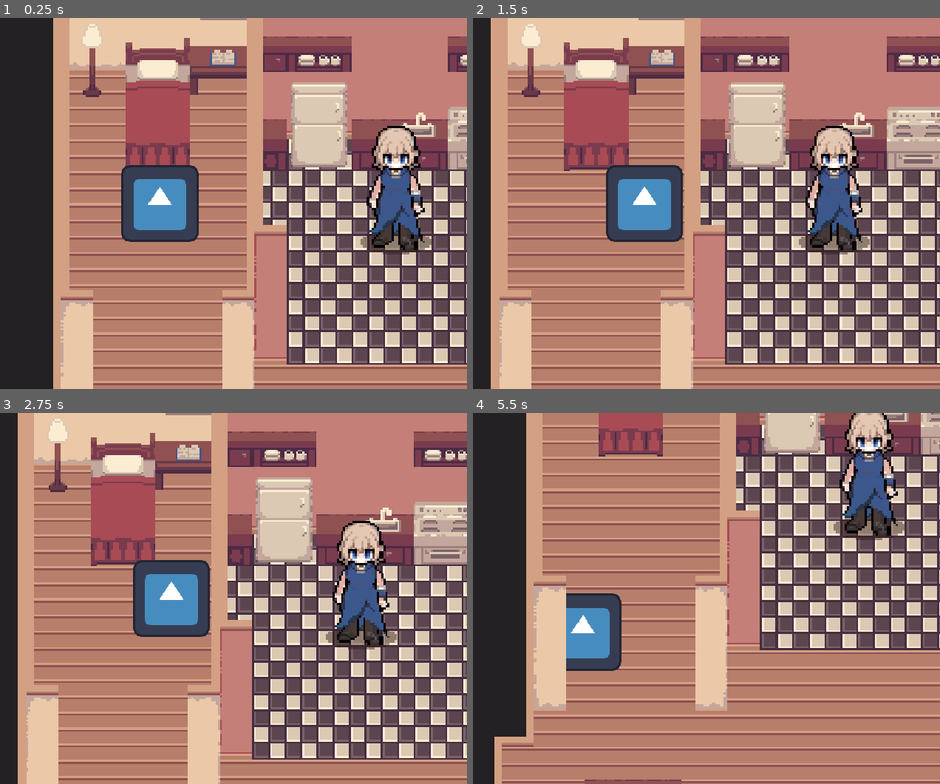
Above: before the commit, frames 1-4 (two rows, left to right).
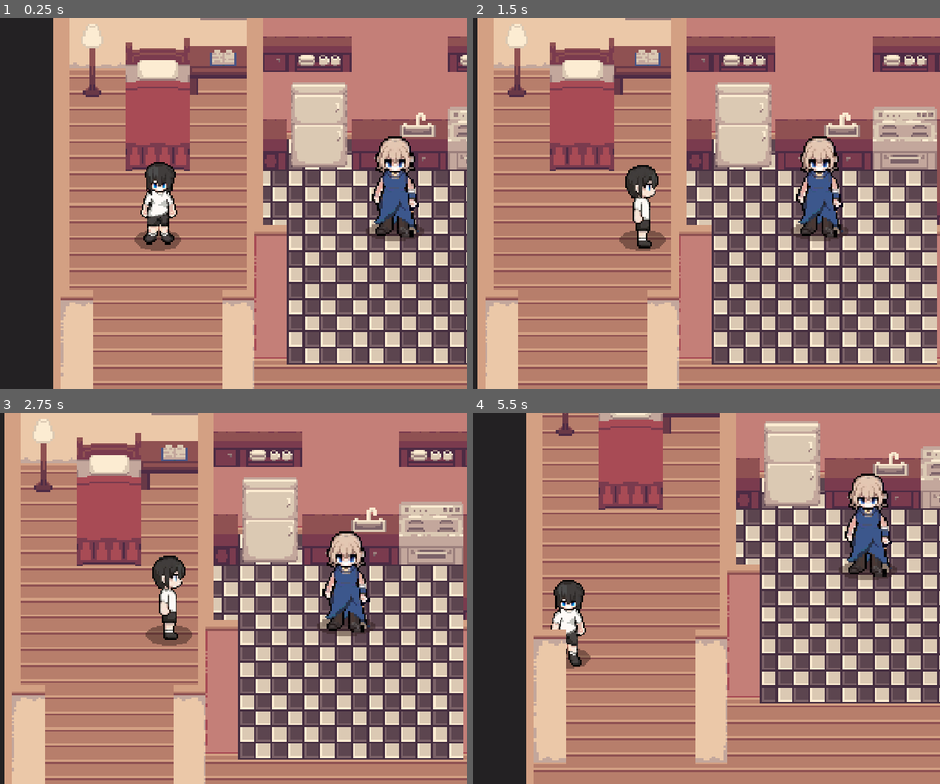
Above: after the commit, the same moments.

Repository: HandarooNgoding/Godot-English-DMG-12
Game: Godot game, scene res://Scenes/MainHub.tscn
Two runs of this game, one before a commit and one after it. Both use one fixed random seed, a clock stepped at 60 frames per second and the inputs below. The engine's default icon, where the game draws it, is replaced by a stand-in: a white triangle on a blue panel in a dark square.
Inputs (mouse positions are in pixels of both pictures, inside the frame that each line leads up to):
- Up to frame 1 (0.25 s): no input
- Up to frame 2 (1.5 s): tap Enter at 0.5 s; move the mouse to (776, 184) at 0.52 s; hold D (right) 0.53-1.25 s; hold E (interact) 0.53-1.25 s; click (776, 184) at 0.67 s; drag from (524, 222) to (832, 184) at 1.27 s
- Up to frame 3 (2.75 s): move the mouse to (228, 516) at 2.02 s; hold D (right) from 2.03 s (still down); hold E (interact) from 2.03 s (still down)
- Up to frame 4 (5.5 s): release D (right) at 2.75 s; release E (interact) at 2.75 s; drag from (613, 672) to (outside the picture) at 2.77 s; move the mouse to (823, 654) at 3.52 s; hold A (left) 3.53-4.25 s; hold E (interact) 3.53-4.25 s; drag from (outside the picture) to (869, 579) at 4.27 s; move the mouse to (673, 598) at 5.02 s; hold S (down) from 5.03 s (still down); hold E (interact) from 5.03 s (still down); click (673, 598) at 5.17 s

The runs differ from the first frame. In frame 1, 5.7% of the frame differs, in the area x 25-93%, y 29-64%; in frame 2, 46%; in frame 3, 46%; in frame 4, 58%, in the area x 4-100%, y 0-100%.

Commit message:
Version 0.7

Diff:
--- a/Scenes/MainHub.tscn
+++ b/Scenes/MainHub.tscn
@@ -1819,12 +1819,12 @@
 script = ExtResource("1_q0wjt")
 
 [node name="Player" parent="." unique_id=1375910344 instance=ExtResource("1_eypgd")]
-z_index = 2
+z_index = 3
 position = Vector2(241, 192)
-speed = 175.0
+speed = 87.0
 
 [node name="Mother" parent="." unique_id=1331218202 instance=ExtResource("2_q0wjt")]
-z_index = 2
+z_index = 1
 position = Vector2(358, 182)
 npc_name = "Mom"
 quest_words = Array[String](["DOG", "JOG", "LOG", "SAD", "MAD", "BAD", "CAT", "BAT", "HAT"])
@@ -1833,14 +1833,14 @@
 dialogue_text = "Feast your eyes! I am NPC 1, the keeper of the fabled quest 1... Would you like to challenge me?"
 
 [node name="Father" parent="." unique_id=395904926 instance=ExtResource("2_q0wjt")]
-z_index = 2
+z_index = 1
 position = Vector2(559, 384)
 npc_animations = SubResource("SpriteFrames_qp3sb")
 quest_background_image = ExtResource("7_g5ubj")
 dialogue_text = "Halt! You face NPC 2, the guardian of quest 2... Would you like to challenge me, Mortal?"
 
 [node name="Sister" parent="." unique_id=2016778169 instance=ExtResource("2_q0wjt")]
-z_index = 5
+z_index = 1
 position = Vector2(558, 208)
 npc_animations = SubResource("SpriteFrames_ec7uc")
 
@@ -1850,22 +1850,22 @@
 tile_set = SubResource("TileSet_q4h2a")
 format = 2
 layer_0/name = "Floor + Wall"
-layer_0/tile_data = PackedInt32Array(524300, 1, 0, 589836, 1 …(759 unchanged characters)…  1114128, 1, 1, 1048593, 1, 0, 1114129, 1, 1, 1179664, 1, 0, 1245200, 65537, 0, 1179665, 1, 0, 1245201, 1, 0, 1179662, 1, 0, 1245198, 65537, 0, 1179663, 65537, 0, 1245199, 1, 0, 1048590, 1, 0, 1114126, 1, 1, 1048591, 65537, 0, 1114127, 65537, 1, 1048588, 1, 0, 1114124, 1, 1, 1048589, 65537, 0, 1114125, 65537, 1,  …(12988 unchanged characters)…
+layer_0/tile_data = PackedInt32Array(524300, 1, 0, 589836, 1 …(759 unchanged characters)…  1114128, 1, 1, 1048593, 1, 0, 1114129, 720897, 4, 1179664, 1, 0, 1245200, 65537, 0, 1179665, 1, 0, 1245201, 1, 0, 1179662, 1, 0, 1245198, 65537, 0, 1179663, 65537, 0, 1245199, 1, 0, 1048590, 1, 0, 1114126, 1, 1, 1048591, 65537, 0, 1114127, 65537, 1, 1048588, 1, 0, 1114124, 262145, 4, 1048589, 65537, 0, 1114125, 65537, 1,  …(12988 unchanged characters)…
 layer_1/name = "Windows + Furniture"
 layer_1/tile_data = PackedInt32Array(655385, 458753, 14, 655386, 1114113, 10, 720922, 1114113, 13, 655383, 720897, 12,  …(3213 unchanged characters)…
 layer_2/name = "Inner Walls"
-layer_2/tile_data = PackedInt32Array(720914, 917505, 2, 7209 …(401 unchanged characters)…  589825, 5, 1179660, 262145, 5, 983066, 1245185, 5, 1048602, 851969, 9, 983058, 1179649, 5, 1048594, 524289, 9, 720913, 1245185, 2, 786449, 1245185, 3, 851985, 1245185, 4, 524305, 1245185, 2, 589841, 1245185, 3, 655377, 1245185, 4, 327697, 1245185, 3, 393233, 1245185, 4, 458769, 1245185, 4, 262161, 1245185, 2, 720908, 1179649, 2, 786444, 1179649, 3, 851980, 1179649, 4, 524300, 1179649, 2, 589836, 1179649, 3, 655372, 1179649, 4, 327692, 1179649, 3, 393228, 1179649, 4, 458764, 1179649, 4, 262156, 1179649, 2, 393248, 1441793, 6, 458784, 1441793, 7, 524320, 1441793, 8, 393249, 1507329, 6, 458785, 1507329, 7, 524321, 1507329, 8, 393252, 1441793, 6, 458788, 1441793, 7, 524324, 1441793, 8, 393253, 1507329, 6, 458789, 1507329, 7, 524325, 1507329, 8, 1114124, 1179649, 5, 1114129, 1245185, 5, 1048588, 1179649, 4, 983052, 1179649,  …(749 unchanged characters)…
+layer_2/tile_data = PackedInt32Array(720914, 917505, 2, 7209 …(401 unchanged characters)…  589825, 5, 1179660, 262145, 5, 983066, 851969, 8, 1048602, 851969, 9, 983058, 524289, 8, 1048594, 524289, 9, 720913, 1245185, 2, 786449, 1245185, 3, 851985, 1245185, 4, 524305, 1245185, 2, 589841, 1245185, 3, 655377, 1245185, 4, 327697, 1245185, 3, 393233, 1245185, 4, 458769, 1245185, 4, 262161, 1245185, 2, 720908, 1179649, 2, 786444, 1179649, 3, 851980, 1179649, 4, 524300, 1179649, 2, 589836, 1179649, 3, 655372, 1179649, 4, 327692, 1179649, 3, 393228, 1179649, 4, 458764, 1179649, 4, 262156, 1179649, 2, 393248, 1441793, 6, 458784, 1441793, 7, 524320, 1441793, 8, 393249, 1507329, 6, 458785, 1507329, 7, 524321, 1507329, 8, 393252, 1441793, 6, 458788, 1441793, 7, 524324, 1441793, 8, 393253, 1507329, 6, 458789, 1507329, 7, 524325, 1507329, 8, 1048588, 1179649, 4, 983052, 1179649,  …(749 unchanged characters)…
 layer_3/name = "Extras"
-layer_3/tile_data = PackedInt32Array(589846, 786433, 15, 589 …(1236 unchanged characters)…  5, 917538, 196609, 5, 917539, 196609, 5)
+layer_3/tile_data = PackedInt32Array(589846, 786433, 15, 589 …(1236 unchanged characters)…  5, 917538, 196609, 5, 917539, 196609, 5, 720917, 196609, 5, 720918, 196609, 5, 720919, 196609, 5, 1769489, 196609, 5, 1835025, 196609, 5)
 
 [node name="TileMap2" type="TileMap" parent="." unique_id=1689649570]
-z_index = 10
+z_index = 2
 tile_set = SubResource("TileSet_g5ubj")
 format = 2
-layer_0/z_index = 4
-layer_0/tile_data = PackedInt32Array(983052, 262144, 2, 1048588, 262144, 3, 983057, 589824, 2, 1048593, 589824, 3, 1114129, 589824, 4, 917516, 917504, 3, 917521, 1114112, 3, 851986, 524288, 6, 917522, 524288, 7, 983058, 524288, 8, 851994, 851968, 6, 917530, 851968, 7, 983066, 851968, 8, 786458, 1245184, 5, 786450, 1179648, 5, 1114124, 262144, 4, 1572876, 1310720, 21, 1638412, 1310720 …(677 unchanged characters)…
-
-[node name="TileMap3" type="TileMap" parent="." unique_id=234195853]
+layer_0/z_index = 2
+layer_0/tile_data = PackedInt32Array(983052, 262144, 2, 1048588, 262144, 3, 983057, 589824, 2, 1048593, 589824, 3, 917516, 917504, 3, 917521, 1114112, 3, 851986, 524288, 6, 917522, 524288, 7, 851994, 851968, 6, 917530, 851968, 7, 786458, 1245184, 5, 786450, 1179648, 5, 1572876, 1310720, 21, 1638412, 1310720 …(677 unchanged characters)…
+
+[node name="Mobil" type="TileMap" parent="." unique_id=234195853]
 tile_set = SubResource("TileSet_qj5f4")
 format = 2
 layer_0/z_index = 16
--- a/Scenes/NPC.tscn
+++ b/Scenes/NPC.tscn
@@ -62,7 +62,7 @@
 
 [node name="Sprite2D" type="AnimatedSprite2D" parent="." unique_id=1912163789]
 position = Vector2(-2, 0)
-scale = Vector2(1.1, 1.1)
+scale = Vector2(0.895, 0.895)
 sprite_frames = SubResource("SpriteFrames_fo5tq")
 frame = 1
 frame_progress = 0.015813561
--- a/Scenes/Player.tscn
+++ b/Scenes/Player.tscn
@@ -1,20 +1,227 @@
 [gd_scene format=3 uid="uid://bctw7u8cl05ib"]
 
 [ext_resource type="Script" uid="uid://cg5pracocktbb" path="res://Scripts/player.gd" id="1_kyqiw"]
-[ext_resource type="Texture2D" uid="uid://duvxw7sqd8dqc" path="res://Images/icon.svg" id="2_gntrk"]
+[ext_resource type="Texture2D" uid="uid://bq6joe4mr23kx" path="res://Images/MCIdle.png" id="2_gntrk"]
+[ext_resource type="Texture2D" uid="uid://dapwtqbxl023c" path="res://Images/MCAnim.png" id="3_dewec"]
 
 [sub_resource type="RectangleShape2D" id="RectangleShape2D_dewec"]
-size = Vector2(40, 40)
+size = Vector2(26, 30)
+
+[sub_resource type="AtlasTexture" id="AtlasTexture_5ixxa"]
+atlas = ExtResource("2_gntrk")
+region = Rect2(0, 0, 64, 64)
+
+[sub_resource type="AtlasTexture" id="AtlasTexture_nn08x"]
+atlas = ExtResource("2_gntrk")
+region = Rect2(64, 0, 64, 64)
+
+[sub_resource type="AtlasTexture" id="AtlasTexture_52ee3"]
+atlas = ExtResource("2_gntrk")
+region = Rect2(128, 0, 64, 64)
+
+[sub_resource type="AtlasTexture" id="AtlasTexture_bhhdu"]
+atlas = ExtResource("2_gntrk")
+region = Rect2(192, 0, 64, 64)
+
+[sub_resource type="AtlasTexture" id="AtlasTexture_megsn"]
+atlas = ExtResource("2_gntrk")
+region = Rect2(0, 128, 64, 64)
+
+[sub_resource type="AtlasTexture" id="AtlasTexture_yoq75"]
+atlas = ExtResource("2_gntrk")
+region = Rect2(64, 128, 64, 64)
+
+[sub_resource type="AtlasTexture" id="AtlasTexture_ksbbd"]
+atlas = ExtResource("2_gntrk")
+region = Rect2(128, 128, 64, 64)
+
+[sub_resource type="AtlasTexture" id="AtlasTexture_glx4g"]
+atlas = ExtResource("2_gntrk")
+region = Rect2(192, 128, 64, 64)
+
+[sub_resource type="AtlasTexture" id="AtlasTexture_miouo"]
+atlas = ExtResource("2_gntrk")
+region = Rect2(0, 64, 64, 64)
+
+[sub_resource type="AtlasTexture" id="AtlasTexture_o3h8g"]
+atlas = ExtResource("2_gntrk")
+region = Rect2(64, 64, 64, 64)
+
+[sub_resource type="AtlasTexture" id="AtlasTexture_1e7my"]
+atlas = ExtResource("2_gntrk")
+region = Rect2(128, 64, 64, 64)
+
+[sub_resource type="AtlasTexture" id="AtlasTexture_arntx"]
+atlas = ExtResource("2_gntrk")
+region = Rect2(192, 64, 64, 64)
+
+[sub_resource type="AtlasTexture" id="AtlasTexture_gntrk"]
+atlas = ExtResource("3_dewec")
+region = Rect2(0, 0, 64, 64)
+
+[sub_resource type="AtlasTexture" id="AtlasTexture_dewec"]
+atlas = ExtResource("3_dewec")
+region = Rect2(64, 0, 64, 64)
+
+[sub_resource type="AtlasTexture" id="AtlasTexture_lslt6"]
+atlas = ExtResource("3_dewec")
+region = Rect2(128, 0, 64, 64)
+
+[sub_resource type="AtlasTexture" id="AtlasTexture_ulo2v"]
+atlas = ExtResource("3_dewec")
+region = Rect2(192, 0, 64, 64)
+
+[sub_resource type="AtlasTexture" id="AtlasTexture_1iu4k"]
+atlas = ExtResource("3_dewec")
+region = Rect2(0, 128, 64, 64)
+
+[sub_resource type="AtlasTexture" id="AtlasTexture_m0x7a"]
+atlas = ExtResource("3_dewec")
+region = Rect2(64, 128, 64, 64)
+
+[sub_resource type="AtlasTexture" id="AtlasTexture_5v66d"]
+atlas = ExtResource("3_dewec")
+region = Rect2(128, 128, 64, 64)
+
+[sub_resource type="AtlasTexture" id="AtlasTexture_x63xi"]
+atlas = ExtResource("3_dewec")
+region = Rect2(192, 128, 64, 64)
+
+[sub_resource type="AtlasTexture" id="AtlasTexture_i2e8t"]
+atlas = ExtResource("3_dewec")
+region = Rect2(0, 64, 64, 64)
+
+[sub_resource type="AtlasTexture" id="AtlasTexture_qidb7"]
+atlas = ExtResource("3_dewec")
+region = Rect2(64, 64, 64, 64)
+
+[sub_resource type="AtlasTexture" id="AtlasTexture_70hv0"]
+atlas = ExtResource("3_dewec")
+region = Rect2(128, 64, 64, 64)
+
+[sub_resource type="AtlasTexture" id="AtlasTexture_8flut"]
+atlas = ExtResource("3_dewec")
+region = Rect2(192, 64, 64, 64)
+
+[sub_resource type="SpriteFrames" id="SpriteFrames_rpqav"]
+animations = [{
+"frames": [{
+"duration": 1.0,
+"texture": SubResource("AtlasTexture_5ixxa")
+}, {
+"duration": 1.0,
+"texture": SubResource("AtlasTexture_nn08x")
+}, {
+"duration": 1.0,
+"texture": SubResource("AtlasTexture_52ee3")
+}, {
+"duration": 1.0,
+"texture": SubResource("AtlasTexture_bhhdu")
+}],
+"loop": true,
+"name": &"idle_down",
+"speed": 5.0
+}, {
+"frames": [{
+"duration": 1.0,
+"texture": SubResource("AtlasTexture_megsn")
+}, {
+"duration": 1.0,
+"texture": SubResource("AtlasTexture_yoq75")
+}, {
+"duration": 1.0,
+"texture": SubResource("AtlasTexture_ksbbd")
+}, {
+"duration": 1.0,
+"texture": SubResource("AtlasTexture_glx4g")
+}],
+"loop": true,
+"name": &"idle_right",
+"speed": 5.0
+}, {
+"frames": [{
+"duration": 1.0,
+"texture": SubResource("AtlasTexture_miouo")
+}, {
+"duration": 1.0,
+"texture": SubResource("AtlasTexture_o3h8g")
+}, {
+"duration": 1.0,
+"texture": SubResource("AtlasTexture_1e7my")
+}, {
+"duration": 1.0,
+"texture": SubResource("AtlasTexture_arntx")
+}],
+"loop": true,
+"name": &"idle_up",
+"speed": 5.0
+}, {
+"frames": [{
+"duration": 1.0,
+"texture": SubResource("AtlasTexture_gntrk")
+}, {
+"duration": 1.0,
+"texture": SubResource("AtlasTexture_dewec")
+}, {
+"duration": 1.0,
+"texture": SubResource("AtlasTexture_lslt6")
+}, {
+"duration": 1.0,
+"texture": SubResource("AtlasTexture_ulo2v")
+}],
+"loop": true,
+"name": &"walk_down",
+"speed": 5.0
+}, {
+"frames": [{
+"duration": 1.0,
+"texture": SubResource("AtlasTexture_1iu4k")
+}, {
+"duration": 1.0,
+"texture": SubResource("AtlasTexture_m0x7a")
+}, {
+"duration": 1.0,
+"texture": SubResource("AtlasTexture_5v66d")
+}, {
+"duration": 1.0,
+"texture": SubResource("AtlasTexture_x63xi")
+}],
+"loop": true,
+"name": &"walk_right",
+"speed": 5.0
+}, {
+"frames": [{
+"duration": 1.0,
+"texture": SubResource("AtlasTexture_i2e8t")
+}, {
+"duration": 1.0,
+"texture": SubResource("AtlasTexture_qidb7")
+}, {
+"duration": 1.0,
+"texture": SubResource("AtlasTexture_70hv0")
+}, {
+"duration": 1.0,
+"texture": SubResource("AtlasTexture_8flut")
+}],
+"loop": true,
+"name": &"walk_up",
+"speed": 5.0
+}]
 
 [node name="Player" type="CharacterBody2D" unique_id=1375910344]
 script = ExtResource("1_kyqiw")
 
 [node name="CollisionShape2D" type="CollisionShape2D" parent="." unique_id=251081695]
+position = Vector2(0, 9)
 shape = SubResource("RectangleShape2D_dewec")
 
-[node name="Sprite2D" type="Sprite2D" parent="." unique_id=582335329]
-scale = Vector2(0.3, 0.3)
-texture = ExtResource("2_gntrk")
+[node name="Sprite2D" type="AnimatedSprite2D" parent="." unique_id=884279963]
+position = Vector2(-1, 1)
+scale = Vector2(0.725, 0.725)
+sprite_frames = SubResource("SpriteFrames_rpqav")
+animation = &"walk_right"
+frame_progress = 0.16220346
+speed_scale = 0.89
 
 [node name="Camera2D" type="Camera2D" parent="." unique_id=1027770846]
 zoom = Vector2(2.825, 2.825)
--- a/Scripts/player.gd
+++ b/Scripts/player.gd
@@ -1,6 +1,12 @@
 extends CharacterBody2D
 
 @export var speed: float = 250.0
+
+# Reference to your animation player node
+@onready var animated_sprite: AnimatedSprite2D = $Sprite2D
+
+# Tracks the last direction the player moved ("down", "up", or "right")
+var last_direction: String = "down"
 
 func _physics_process(_delta: float) -> void:
 	# Automatically maps WASD / Arrows and normalizes diagonal speeds
@@ -8,7 +14,29 @@
 
 	if direction != Vector2.ZERO:
 		velocity = direction * speed
+		update_facing_direction(direction)
+		play_animation("walk")
 	else:
 		velocity = velocity.move_toward(Vector2.ZERO, speed)
+		play_animation("idle")
 
 	move_and_slide()
+
+# Determines which direction string to use and handles horizontal mirroring
+func update_facing_direction(dir: Vector2) -> void:
+	if abs(dir.x) >= abs(dir.y):
+		last_direction = "right" # Both left and right movement will point to the "right" animations
+		if dir.x > 0:
+			animated_sprite.flip_h = false # Facing right normally
+		else:
+			animated_sprite.flip_h = true  # Mirror the sprite to face left
+	else:
+		last_direction = "down" if dir.y > 0 else "up"
+		# Optional: Turn off mirroring when moving strictly up or down so character isn't flipped weirdly
+		animated_sprite.flip_h = false
+
+# Combines the state with our updated direction parameters
+func play_animation(state: String) -> void:
+	var anim_name = state + "_" + last_direction
+	if animated_sprite.animation != anim_name:
+		animated_sprite.play(anim_name)
Binary file added: Images/MCAnim.png
Not shown, added: Images/MCAnim.png.import
Binary file added: Images/MCIdle.png
Not shown, added: Images/MCIdle.png.import
